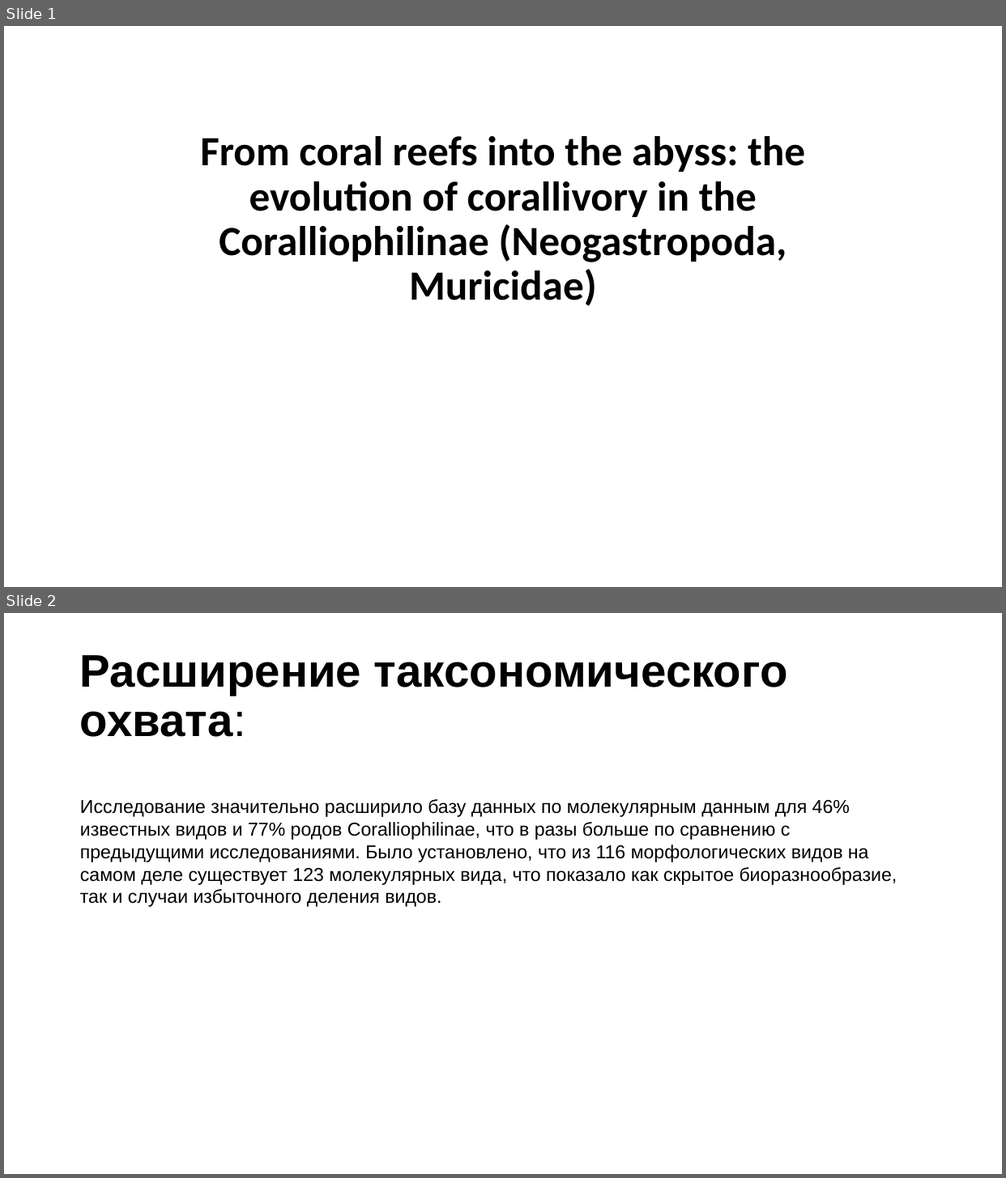
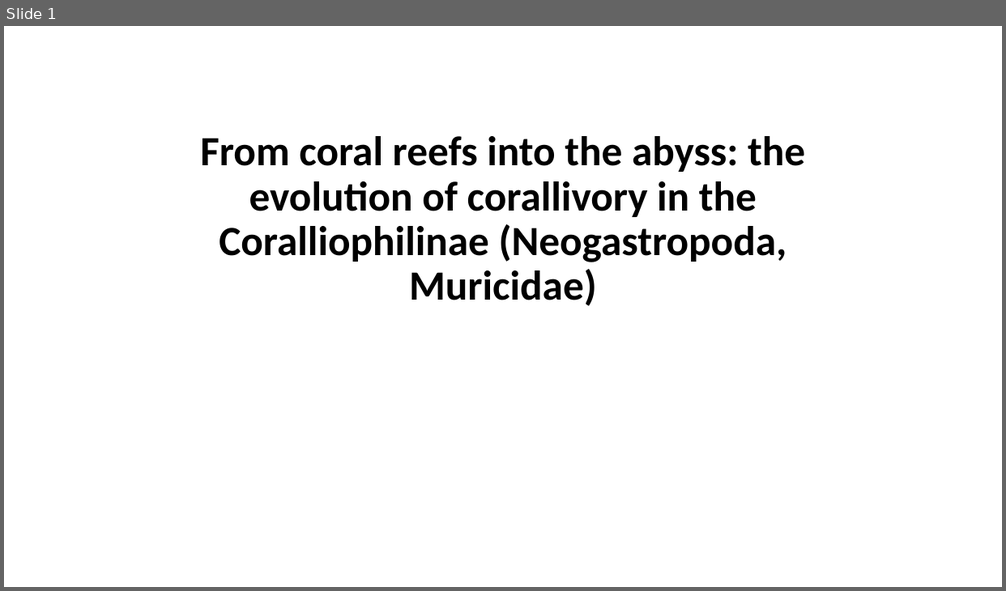
Before and after one commit to kagayaku29/phylogenetics_2024, a slide deck: Presentation.pptx. Shown one above the other, each under a label of ours: slides 1 and 2 before the commit, slide 1 after it. The pictures are 1006x1178 and 1006x591 pixels, drawn with LibreOffice and Linux fonts; fonts in the diff are those of the drawing. Boxes give left, top, right and bottom in pixels: in the first picture for what was removed or moved away, otherwise in the second. Text is boxed around its words. In the diff, an @@ line names an element or a change of style, - is before the commit and + after.

```diff
--- a/Presentation.pptx
+++ b/Presentation.pptx
@@ slide 2 removed at [4, 613, 1002, 1174], background #FFFFFF @@
@@ title removed at [80, 655, 788, 737] @@
-Расширение таксономического охвата:
@@ text removed at [80, 799, 897, 907] @@
-Исследование значительно расширило базу данных по молекулярным данным для 46% известных видов и 77% родов Coralliophilinae, что в разы больше по сравнению с предыдущими исследованиями. Было установлено, что из 116 морфологических видов на самом деле существует 123 молекулярных вида, что показало как скрытое биоразнообразие, так и случаи избыточного деления видов.
```
Also in this commit, not shown: 5 slides added, 2 other slides removed.
